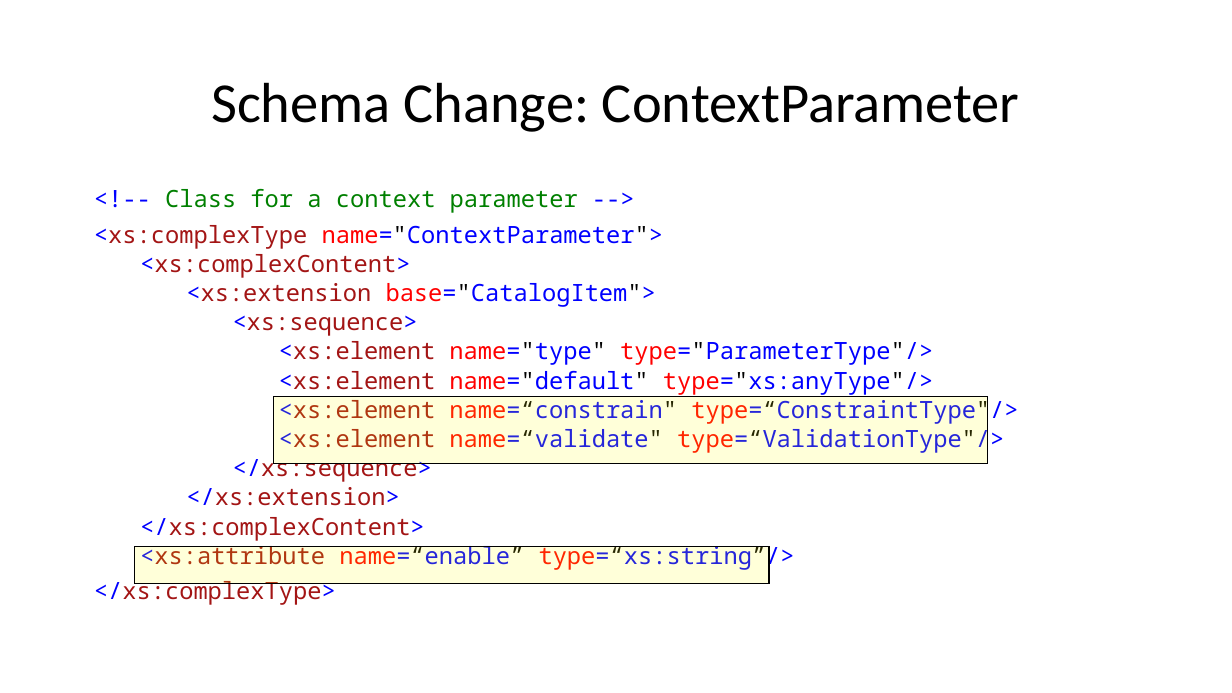
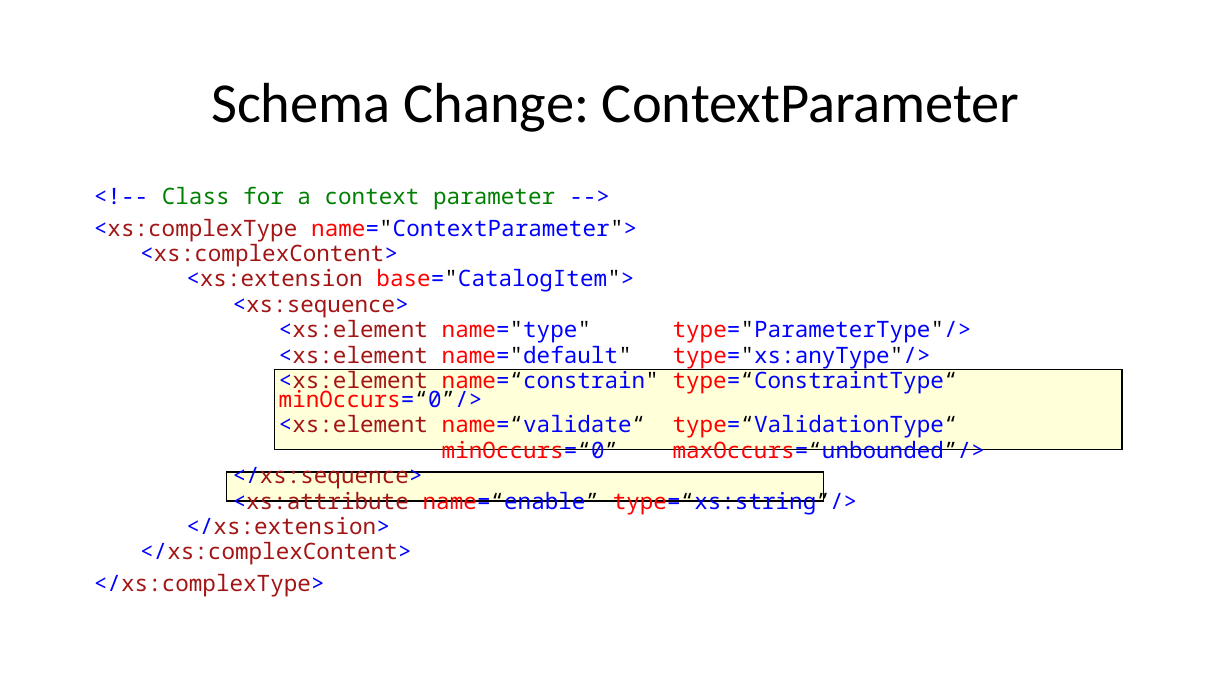
Before and after one commit to IHO-S100WG/TSM8, a slide deck: slide 21 of 6.7 Validation of Portrayal Input/Validation of Portrayal Inputs.pptx. Drawn at 1232x693 pixels with LibreOffice and Linux fonts; fonts in the diff are those of the drawing. Boxes give left, top, right and bottom in pixels: in the first picture for what was removed or moved away, otherwise in the second. Text is boxed around its words. In the diff, an @@ line names an element or a change of style, - is before the commit and + after.

```diff
--- a/6.7 Validation of Portrayal Input/Validation of Portrayal Inputs.pptx
+++ b/6.7 Validation of Portrayal Input/Validation of Portrayal Inputs.pptx
@@ text at bbox=[94, 186, 972, 597]: size 18.5 to 17.6 pt in "<!-- Class for a context parameter -->", "<xs:complexType name="ContextParameter">", "<xs:complexContent>", "<xs:extension base="CatalogItem">" and 7 more places; line spacing 0.8 to 0.7 @@
@@ rectangle: place and size @@
-rectangle at bbox=[274, 396, 988, 464]
+rectangle at bbox=[274, 370, 1123, 450]
@@ text at bbox=[279, 367, 985, 459]: text changed; size 18.5 to 17.6 pt @@
-        <xs:element name=“constrain" type=“ConstraintType"/>
-        <xs:element name=“validate" type=“ValidationType"/>
+        <xs:element name=“constrain" type=“ConstraintType“ minOccurs=“0”/>
+        <xs:element name=“validate“ type=“ValidationType“
+        minOccurs=“0” maxOccurs=“unbounded”/>
@@ rectangle: place and size @@
-rectangle at bbox=[135, 547, 769, 584]
+rectangle at bbox=[226, 472, 823, 501]
@@ text at bbox=[233, 488, 857, 515]: paragraph added @@
+      <xs:attribute name=“enable” type=“xs:string”/>
@@ text at bbox=[140, 546, 795, 570]: paragraph removed @@
-  <xs:attribute name=“enable” type=“xs:string”/>
```
Also in this commit, not shown: 3 other slides changed, 1 other file.
